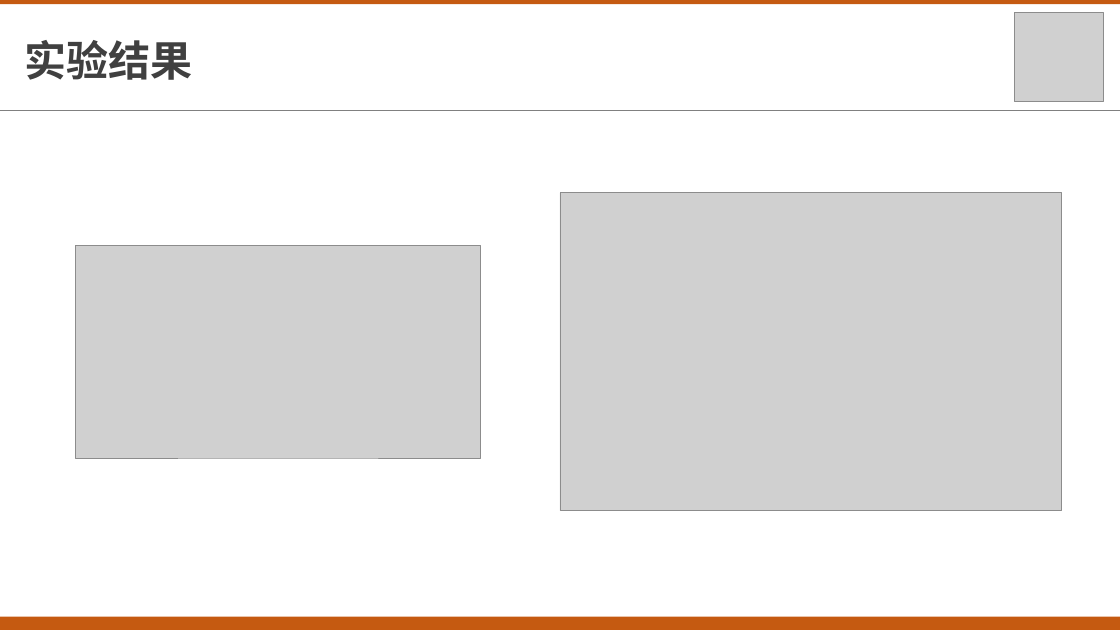
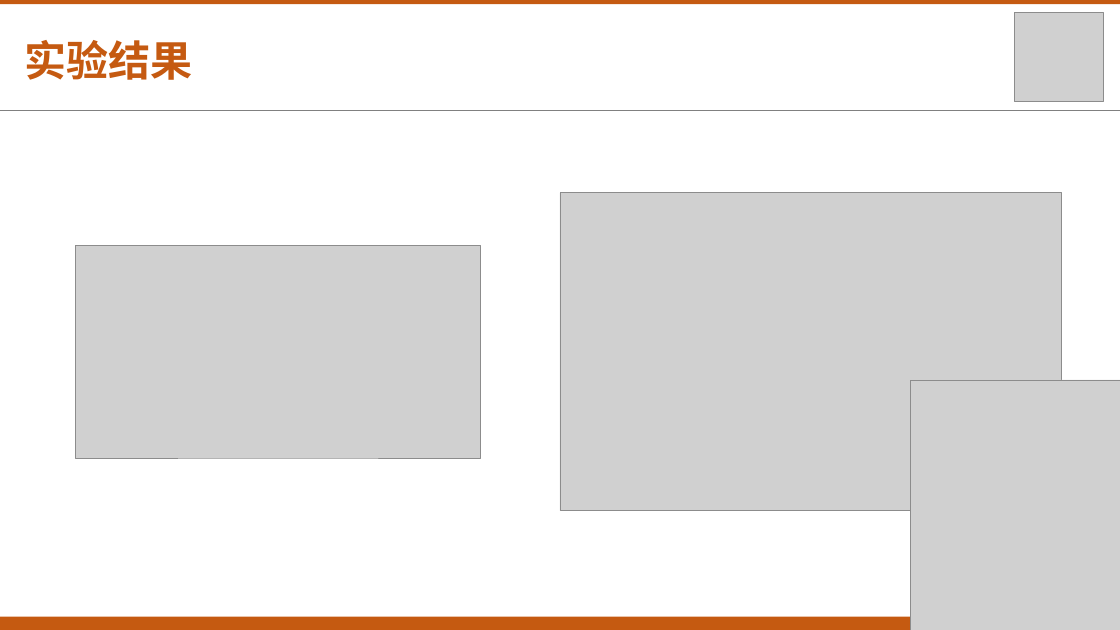
Before and after one commit to txsun1997/Bachelor-Thesis-XDU, a slide deck: slide 32 of materials/毕业设计答辩.pptx (slide 31 before the commit). Drawn at 1120x630 pixels with LibreOffice and Linux fonts; fonts in the diff are those of the drawing; grey boxes stand for pictures. Boxes give left, top, right and bottom in pixels: in the first picture for what was removed or moved away, otherwise in the second. Text is boxed around its words. In the diff, an @@ line names an element or a change of style, - is before the commit and + after.

```diff
--- a/materials/毕业设计答辩.pptx
+++ b/materials/毕业设计答辩.pptx
@@ text "实验结果" at [25, 40, 193, 80]: text colour #404040 to #C55A11 @@
@@ picture added at [911, 380, 1120, 630] @@
```
Also in this commit, not shown: 27 other slides changed, 2 slides added, 1 slide removed, 2 other files.
